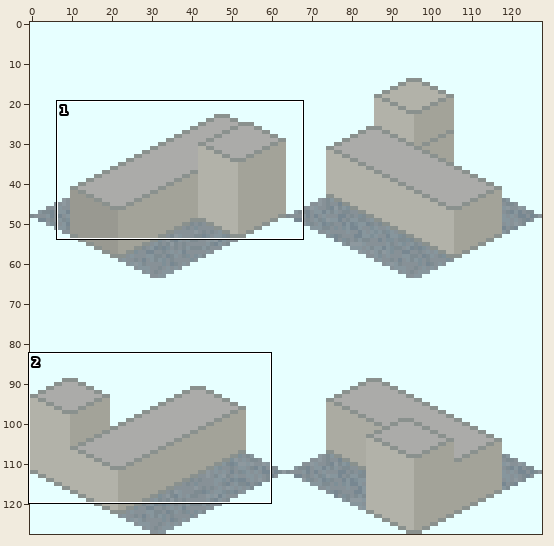
Sprite sheet: source/png/Subway_Station_Gateway_Single_S-EV.png. Above: a wide view before the commit, with the close-up outlined.
Close-up. Before the commit:
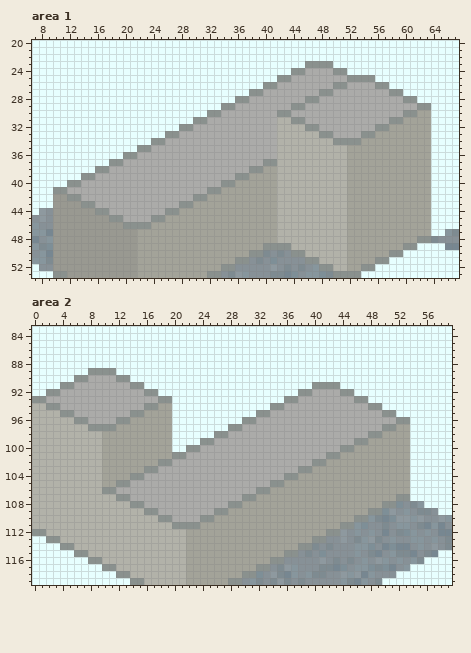
The file is 128x128 pixels. Colours within 5 levels of each other are drawn and written as one. Shown: area 1: x 7..67, y 20..53; area 2: x 0..59, y 83..119. The commit also changed other parts of the picture, which this record leaves out.
The result:
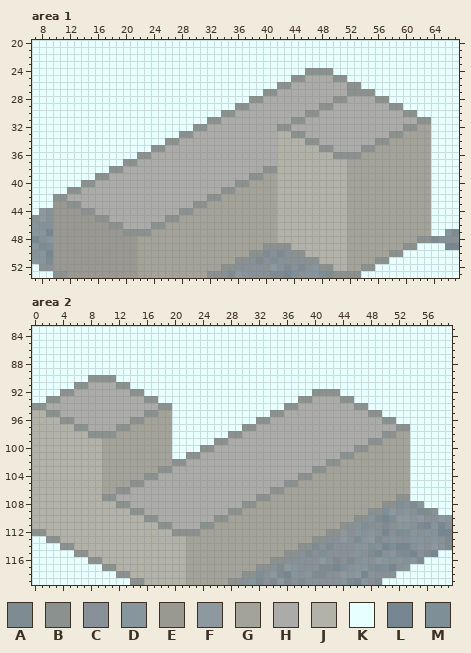
Palette (. is transparent): A #7e8b91  B #8a918e  C #879197  D #87969d  E #999991  F #8e999f  G #a3a399  H #ababa9  J #b2b2a9  K #e7ffff  L #778791  M #7e8f97
Diff:
Changed rows in their new state; - is an unchanged pixel.
Area 1:
first column x 10:
23 ------------------------------------KKKK--------------
24 ----------------------------------KKBBBBKK------------
25 --------------------------------KKBB----BBKKKK--------
26 ------------------------------KKBB------HHBBKKKK------
27 ----------------------------KKBB------HH--BBBBKKKK----
28 --------------------------KKBB------HH--BB----BBKKKK--
29 ------------------------KKBB------HH--BB--------BBKKKK
30 ----------------------KKBB------HH--BB--------------KK
31 --------------------KKBB--------HH--------------HHHHBB
32 ------------------KKBB----------BBHHHH--------HHHHBB--
33 ----------------KKBB--------------BBHHHH----HHHHBB----
34 --------------KKBB------------------BBHHHHHHHHBB------
35 ------------KKBB----------------------BBHHHHBB--------
36 ----------KKBB--------------------------BBBB----------
37 --------KKBB------------------HH----------------------
38 ------KKBB------------------HHBB----------------------
39 ----KKBB------------------HHBB------------------------
40 --KKBB------------------HHBB--------------------------
41 KKBB------------------HHBB----------------------------
42 BBHH----------------HHBB------------------------------
43 --BBHH------------HHBB--------------------------------
44 ----BBHH--------HHBB----------------------------------
45 ------BBHH----HHBB------------------------------------
46 --------BBHHHHBB--------------------------------------
47 ----------BBBB----------------------------------------
Area 2:
first column x 0:
 89 --------KKKK------------------------------------------
 90 ------KKBBBBKK----------------------------------------
 91 ----KKBB----BBKK------------------------KKKK----------
 92 --KKBB--------BBKK--------------------KKBBBBKK--------
 93 KKBB------------BBKK----------------KKBB----BBKK------
 94 BBHH------------HHBB--------------KKBB--------BBKK----
 95 --BBHH--------HHBB--------------KKBB------------BBKK--
 96 ----BBHH----HHBB--------------KKBB----------------BBKK
 97 ------BBHHHHBB--------------KKBB------------------HHBB
 98 --------BBBB--------------KKBB------------------HHBB--
 99 ------------------------KKBB------------------HHBB----
100 ----------------------KKBB------------------HHBB------
101 --------------------KKBB------------------HHBB--------
102 ------------------GGBB------------------HHBB----------
103 ----------------GGBB------------------HHBB------------
104 --------------GGBB------------------HHBB--------------
105 ------------GGBB------------------HHBB----------------
106 ----------GGBB------------------HHBB------------------
107 ----------BBHH----------------HHBB--------------------
108 ------------BBHH------------HHBB----------------------
109 --------------BBHH--------HHBB------------------------
110 ----------------BBHH----HHBB--------------------------
111 ------------------BBHHHHBB----------------------------
112 --------------------BBBB------------------------------
Boxes around the changes in both close-ups, in picture pixels (x1, y1, x2, y2):
changed: (53, 61, 431, 236)
changed: (32, 368, 410, 536)
